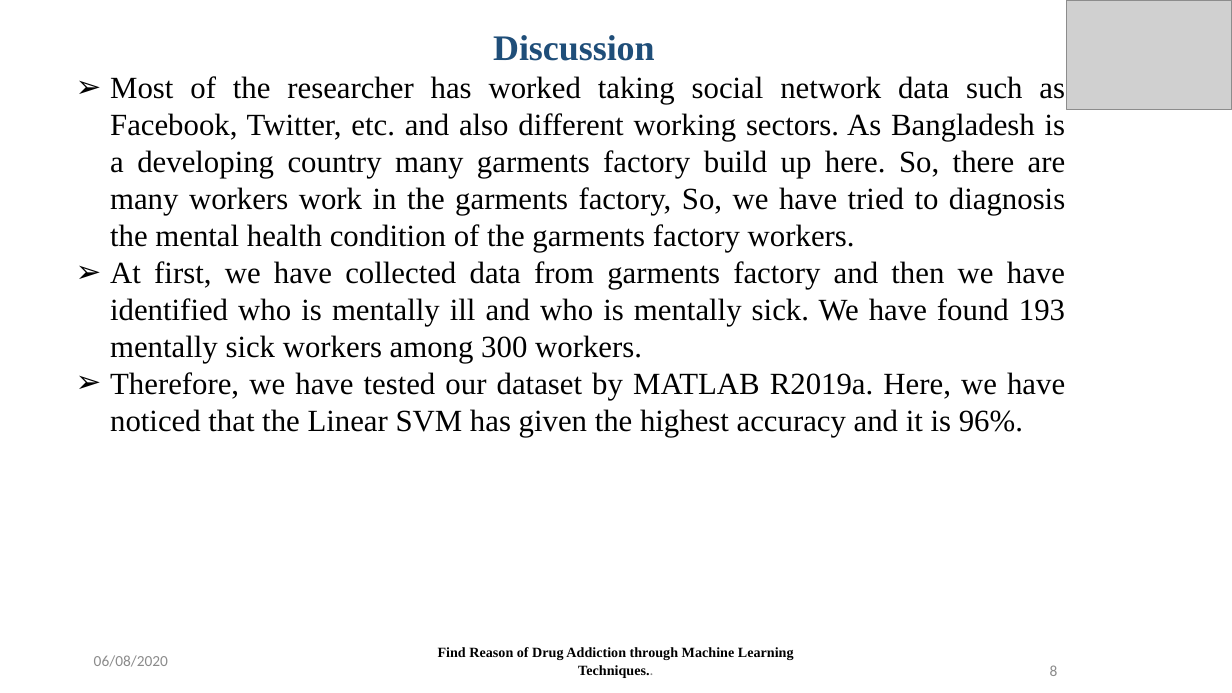
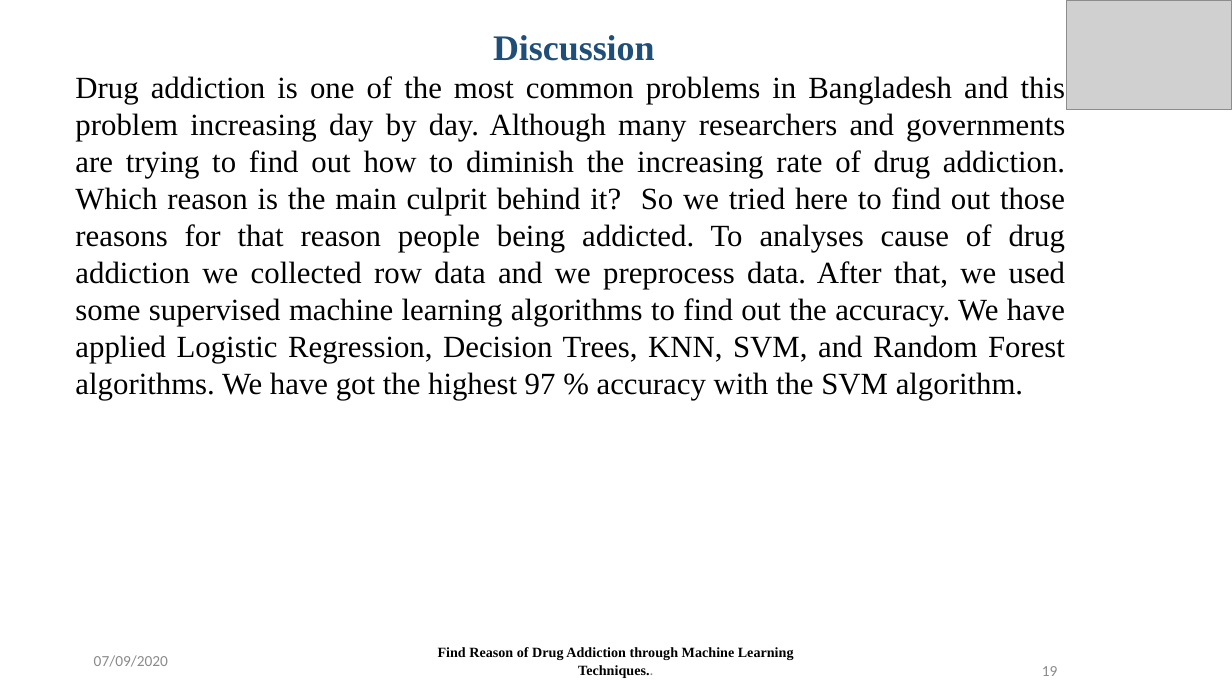
Before and after one commit to Md-Azad/Theses, a slide deck: slide 19 of Predefense.pptx (slide 8 before the commit). Drawn at 1232x693 pixels with LibreOffice and Linux fonts; fonts in the diff are those of the drawing; grey boxes stand for pictures. Boxes give left, top, right and bottom in pixels: in the first picture for what was removed or moved away, otherwise in the second. Text is boxed around its words. In the diff, an @@ line names an element or a change of style, - is before the commit and + after.

```diff
--- a/Predefense.pptx
+++ b/Predefense.pptx
@@ text at <box>75,76,1065,400</box>: text changed @@
-➢ Most of the researcher has worked taking social network data such as Facebook, Twitter, etc. and also different working sectors. As Bangladesh is a developing country many garments factory build up here. So, there are many workers work in the garments factory, So, we have tried to diagnosis the mental health condition of the garments factory workers.
-➢ At first, we have collected data from garments factory and then we have identified who is mentally ill and who is mentally sick. We have found 193 mentally sick workers among 300 workers.
-➢ Therefore, we have tested our dataset by MATLAB R2019a. Here, we have noticed that the Linear SVM has given the highest accuracy and it is 96%.
+Drug addiction is one of the most common problems in Bangladesh and this problem increasing day by day. Although many researchers and governments are trying to find out how to diminish the increasing rate of drug addiction. Which reason is the main culprit behind it? So we tried here to find out those reasons for that reason people being addicted. To analyses cause of drug addiction we collected row data and we preprocess data. After that, we used some supervised machine learning algorithms to find out the accuracy. We have applied Logistic Regression, Decision Trees, KNN, SVM, and Random Forest algorithms. We have got the highest 97 % accuracy with the SVM algorithm.
@@ text at <box>94,655,168,667</box>: text changed @@
-06/08/2020
+07/09/2020
@@ page number at <box>1042,666,1058,676</box>: text changed @@
-8
+19
```
Also in this commit, not shown: 12 other slides changed, 11 slides added, 8 other files.
